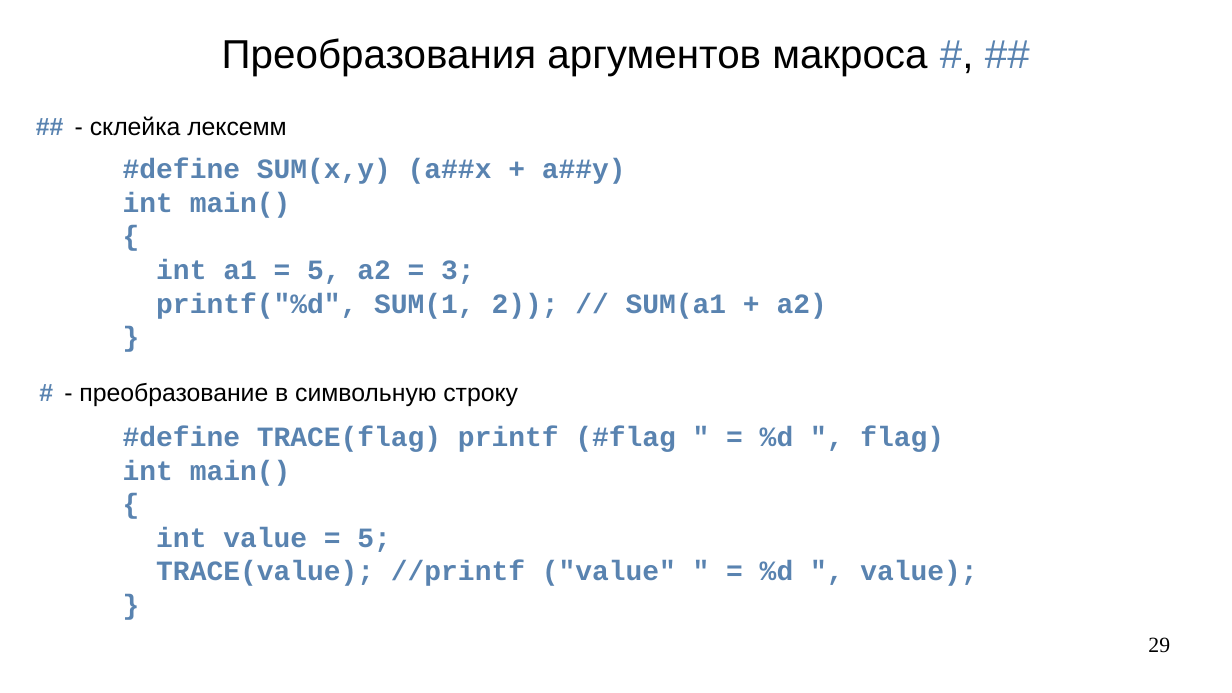
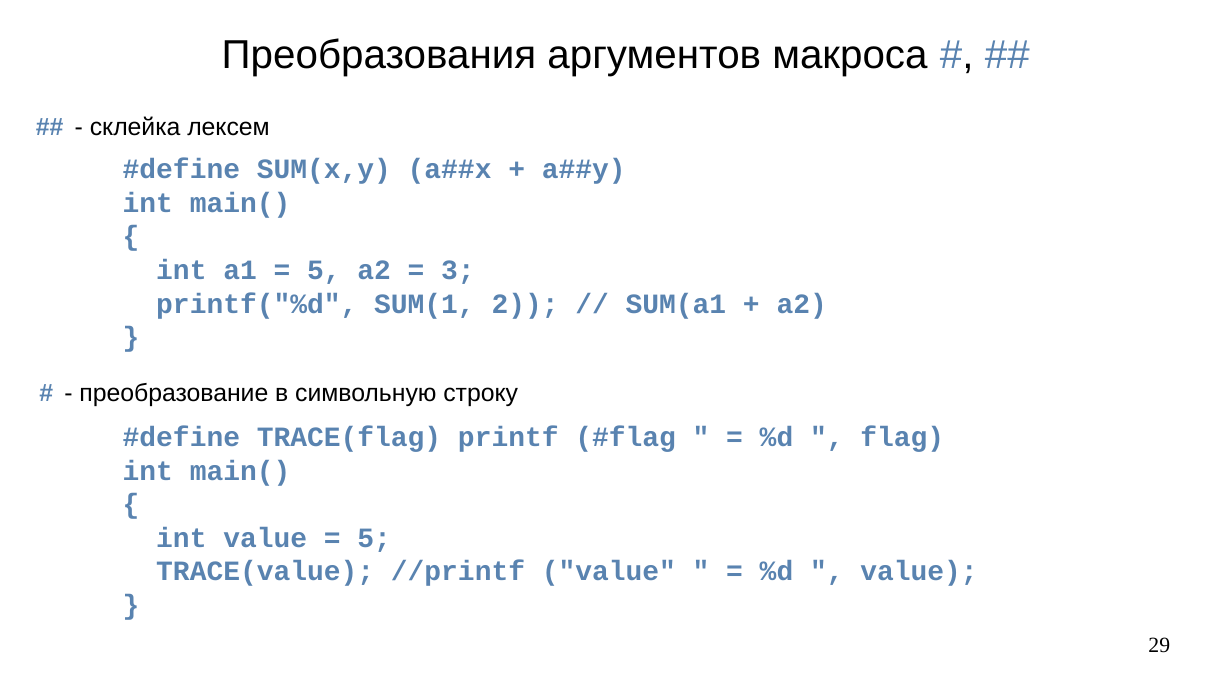
Before and after one commit to steelcraft/stud-lab, a slide deck: slide 29 of Лекции/CBCP01#L4.odp. Drawn at 1232x693 pixels with LibreOffice and Linux fonts; fonts in the diff are those of the drawing. Boxes give left, top, right and bottom in pixels: in the first picture for what was removed or moved away, otherwise in the second. Text is boxed around its words. In the diff, an @@ line names an element or a change of style, - is before the commit and + after.

```diff
--- a/Лекции/CBCP01#L4.odp
+++ b/Лекции/CBCP01#L4.odp
@@ text at (90, 116, 270, 136): text changed @@
-## - склейка лексемм
+## - склейка лексем
```
Also in this commit, not shown: 4 other slides changed, 1 slide added, 1 slide removed.
